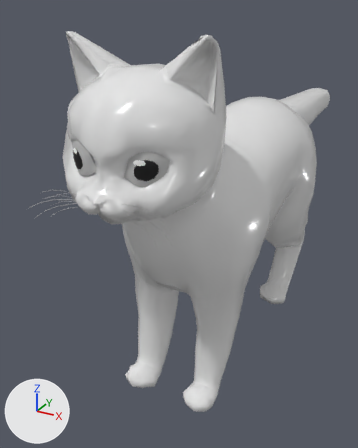
Renders of the FBX model Assets/XR_LTR/Modelings/catMango_costom.fbx from each side of a commit.
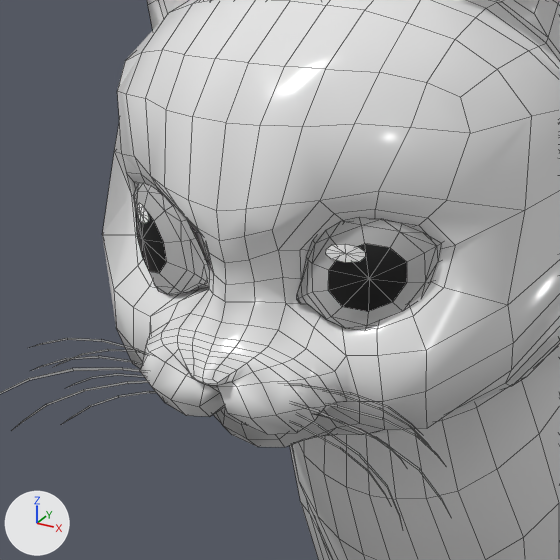
There are two pictures of each version: one whole from a 50 mm camera at (0.0684, -0.1881, 0.1248) aimed at (-0.0225, -0.0228, 0.0422), one close up on the part from 8% to 58% of the width and 19% to 58% of the height. Arrows for +X, +Y and +Z are at lower left; the lights stay in place. The close-ups show mesh edges as thin lines. Where no turn or scale is listed for an object, it has been applied to the vertices.

Before the edit, the objects in view are built like this:
```python
mat_etc = principled_material('etc')
mat_etc.base_color = (0.5, 0.5, 0.5)  # grey #bcbcbc
me_mesh = bpy.data.meshes.new('Mesh')
me_mesh.from_pydata(...)  # 2859 vertices, 2774 faces; spans x -0.026..0.026, y -0.105..0.105, z -0.059..0.059
# faces by material slot: [2060, 20, 674, 20]
me_mesh.materials.append(mat_body1)  # white #e7e7e7
me_mesh.materials.append(mat_phong1)  # black #000000
me_mesh.materials.append(mat_etc)  # grey #bcbcbc
me_mesh.materials.append(mat_lambert9)  # white #ffffff
ob_mango = bpy.data.objects.new('mango', me_mesh)
ob_mango.location = (0.0, -0.0015, 0.06)
```
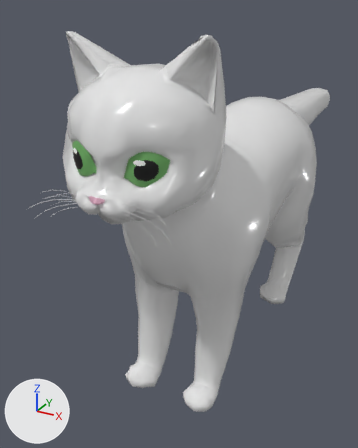
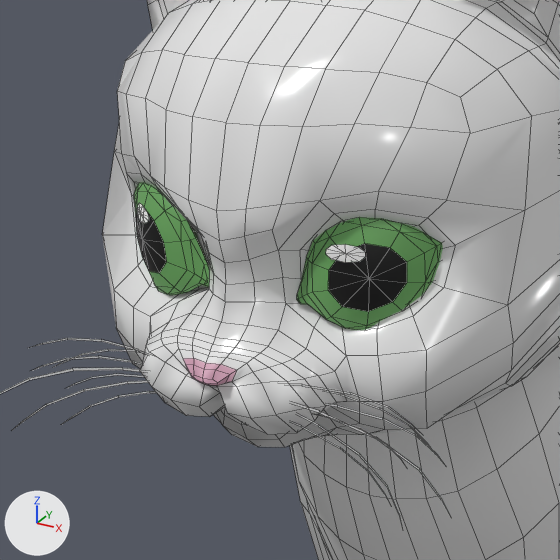
Boxes [x1, y1, x2, y2] around the edits, measured in the close-ups (560 x 560 px):
'mango', recoloured (grey to green): [0, 179, 446, 486] in both
part 1 of me_mesh, recoloured (white to pink): [183, 358, 237, 386] in both
part 2 of me_mesh, recoloured: [0, 338, 448, 526] in both

The change, as a list of edits to the scene's bpy script:
```text
Change mat_etc:
    mat_etc.base_color: (0.5, 0.5, 0.5) -> (0.151, 0.411, 0.121)  # grey #bcbcbc -> green #6cac62
Add mat_nose:
    mat_nose = principled_material('nose')
    mat_nose.base_color = (0.643, 0.35, 0.463)  # pink #d2a0b5
Change me_mesh:
    where me_mesh.from_pydata(...)  # 2859 vertices, 2774 faces; spans x -0.026..0.026, y -0.105..0.105, z -0.059..0.059
    used by ob_mango; location = (0.0, -0.0015, 0.06)
    me_mesh part 1: 20 of the faces centred in x -0.002..0.002, y -0.103..-0.102, z 0.023..0.024 switch from mat_body1 (white #e7e7e7) to mat_nose (pink #d2a0b5)
    me_mesh part 2: 542 of the faces centred in x -0.021..0.021, y -0.104..-0.079, z 0.017..0.025 switch from mat_etc (grey #bcbcbc) to mat_body1 (white #e7e7e7)
```
